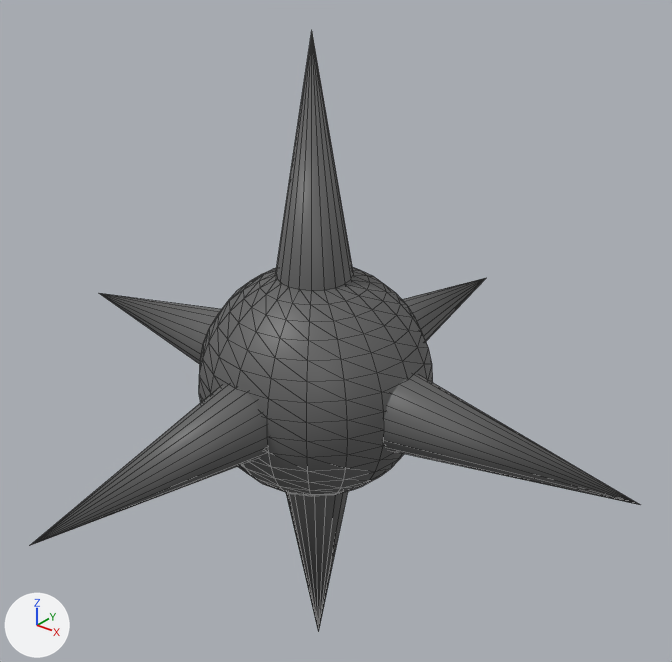
Before and after pictures for a commit that changed the FBX model Assets/Block_Togetoge.fbx.
One viewpoint serves both versions: a 50 mm camera at (0.00678, -0.00806, 0.01077) aimed at (0.00003, 0.00038, 0.00554). Lighting does not change. The marker at lower left points along +X, +Y and +Z. Mesh edges are drawn as thin lines. Where no turn or scale is listed for an object, it has been applied to the vertices. Vertices at the same position are counted once.
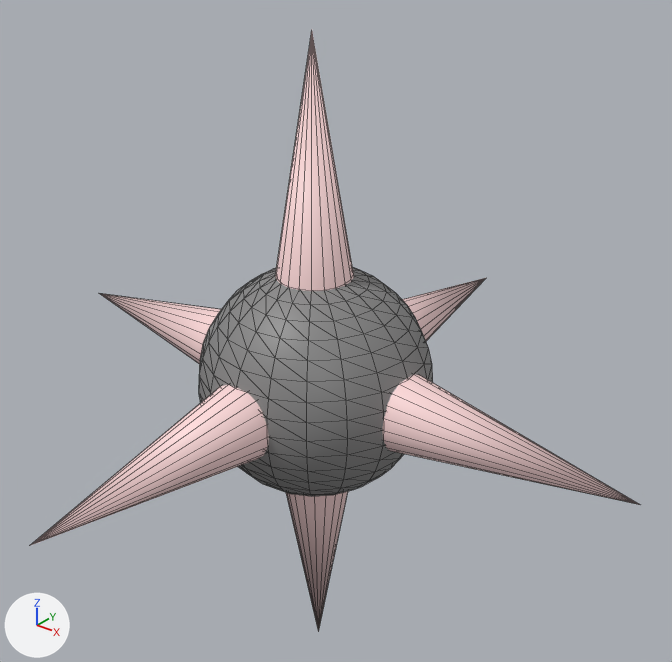
Boxes [x1, y1, x2, y2] around the edits, measured in the pictures (672 x 662 px):
'pCone8', recoloured: [31, 32, 638, 631] in both
part 1 of me_mesh, recoloured (grey to white): [31, 32, 640, 632] in both

The change in detail:
Material 'lambert40' (mat_lambert40) changes colour from dark grey #626262 to grey #868686; in linear values from (0.122, 0.122, 0.122) to (0.239, 0.239, 0.239).
Material 'lambert1' (mat_lambert1) is new.
Its base color is (1.0, 0.705, 0.705) (white #ffdbdb).
me_mesh has 508 vertices, 988 faces and spans x -0.00435..0.00435, y -0.0043..0.0043, z -0.0043..0.0043.
me_mesh is used by ob_pcone8; location (-0.00002, 0.0, 0.005).
me_mesh part 1: 120 of the faces centred in x -0.00235..0.00235, y -0.0023..0.0023, z -0.0023..0.0023 switch from mat_lambert40 (dark grey #626262) to mat_lambert1 (white #ffdbdb).
